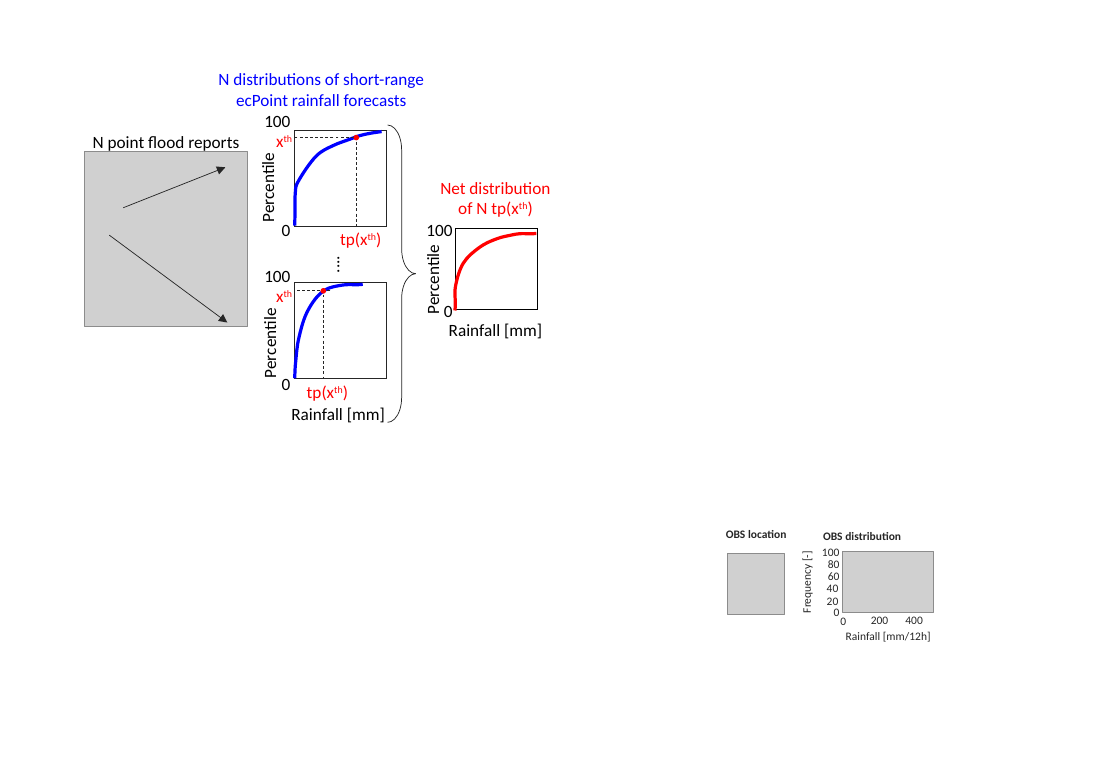
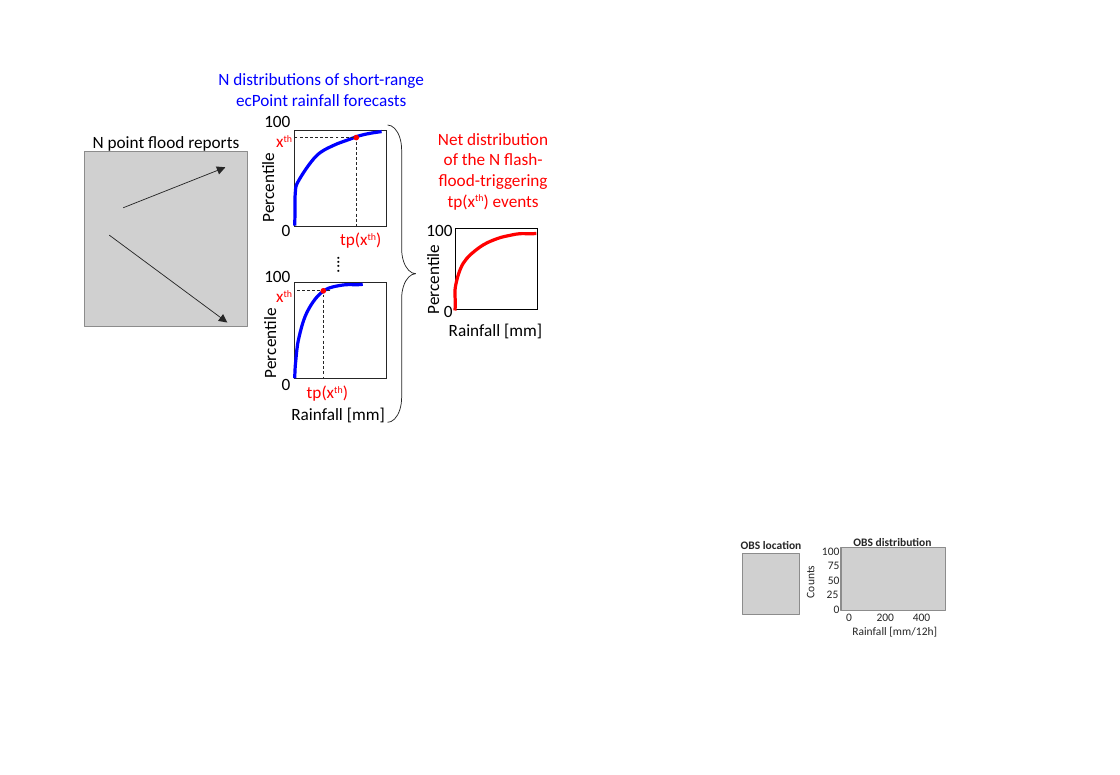
Before and after one commit to FatimaPillosu/Verif_GlobalRainFC_4FlashFloods_Ecuador, a slide deck: slide 3 of Manuscript/Figures/04_METHODS_Flow_Chart.pptx. Drawn at 1120x775 pixels with LibreOffice and Linux fonts; fonts in the diff are those of the drawing; grey boxes stand for pictures. Boxes give left, top, right and bottom in pixels: in the first picture for what was removed or moved away, otherwise in the second. Text is boxed around its words. In the diff, an @@ line names an element or a change of style, - is before the commit and + after.

```diff
--- a/Manuscript/Figures/04_METHODS_Flow_Chart.pptx
+++ b/Manuscript/Figures/04_METHODS_Flow_Chart.pptx
@@ text at bbox=[438, 133, 548, 210]: text changed @@
-Net distribution of N tp(xth)
+Net distribution of the N flash-flood-triggering tp(xth) events
@@ text "OBS location": place and size @@
-text "OBS location" at bbox=[726, 530, 786, 538]
+text "OBS location" at bbox=[741, 541, 801, 549]
@@ text "OBS distribution" rewrapped from bbox=[823, 532, 901, 540] to bbox=[853, 536, 932, 548] @@
@@ picture: place and size @@
-picture at bbox=[728, 554, 785, 615]
+picture at bbox=[743, 554, 799, 615]
@@ text at bbox=[804, 569, 818, 598]: text changed @@
-Frequency [-]
+Counts
@@ text at bbox=[828, 561, 840, 569]: text changed @@
-80
+75
@@ picture: place and size @@
-picture at bbox=[843, 552, 935, 613]
+picture at bbox=[842, 548, 946, 611]
@@ text "0": place and size @@
-text "0" at bbox=[834, 608, 840, 616]
+text "0" at bbox=[846, 613, 852, 621]
@@ text at bbox=[827, 590, 839, 598]: text changed @@
-40
+25
@@ text removed at bbox=[827, 597, 839, 605] @@
-20
@@ text at bbox=[828, 576, 840, 584]: text changed @@
-60
+50
@@ 4 texts: place and size @@
-4 texts at bbox=[840, 616, 931, 642]
+4 texts at bbox=[834, 605, 937, 637]
```
Also in this commit, not shown: 3 other slides changed, 11 other files.
